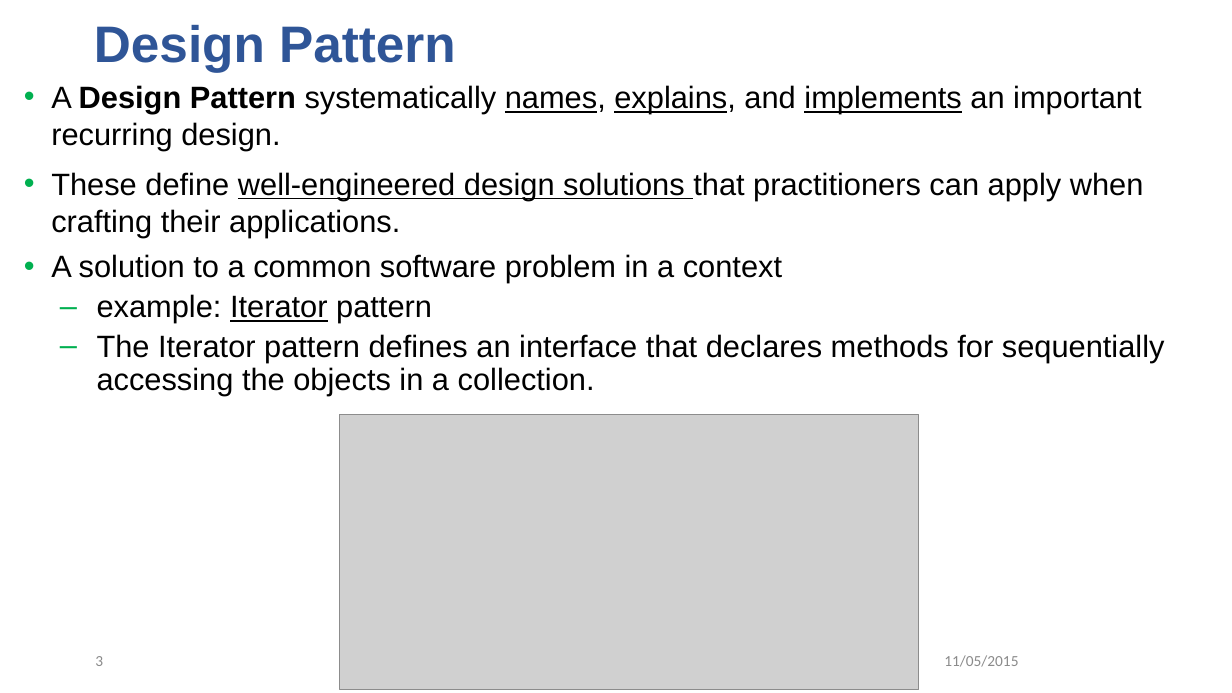
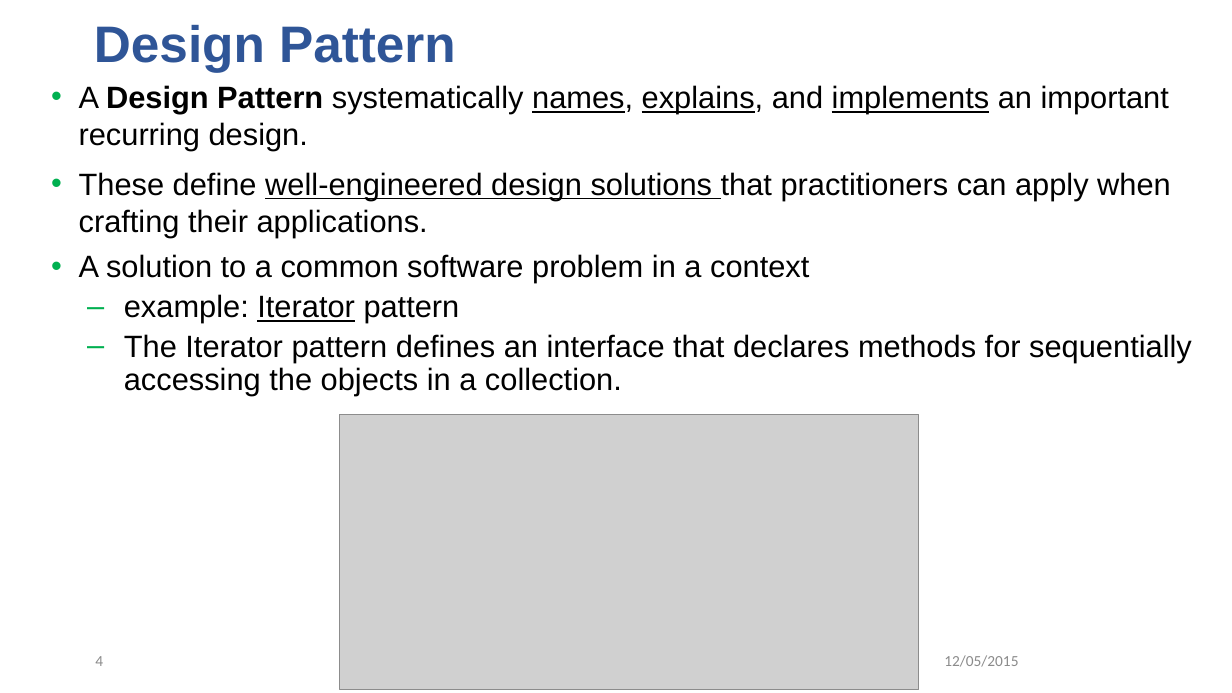
Before and after one commit to sherkarsl/ARTC-Design-Pattern, a slide deck: slide 4 of Design_pattern.pptx (slide 3 before the commit). Drawn at 1232x693 pixels with LibreOffice and Linux fonts; fonts in the diff are those of the drawing; grey boxes stand for pictures; background and template pictures are left out. Boxes give left, top, right and bottom in pixels: in the first picture for what was removed or moved away, otherwise in the second. Text is boxed around its words. In the diff, an @@ line names an element or a change of style, - is before the commit and + after.

```diff
--- a/Design_pattern.pptx
+++ b/Design_pattern.pptx
@@ text "A Design Pattern systematically names, ...": place and size @@
-text "A Design Pattern systematically names, ..." at [51,85,1165,396]
+text "A Design Pattern systematically names, ..." at [79,85,1192,396]
@@ page number at [95,656,103,666]: text changed @@
-3
+4
@@ text at [944,655,1018,667]: text changed @@
-11/05/2015
+12/05/2015
```
Also in this commit, not shown: 9 other slides changed, 4 slides added, 20 other files.
